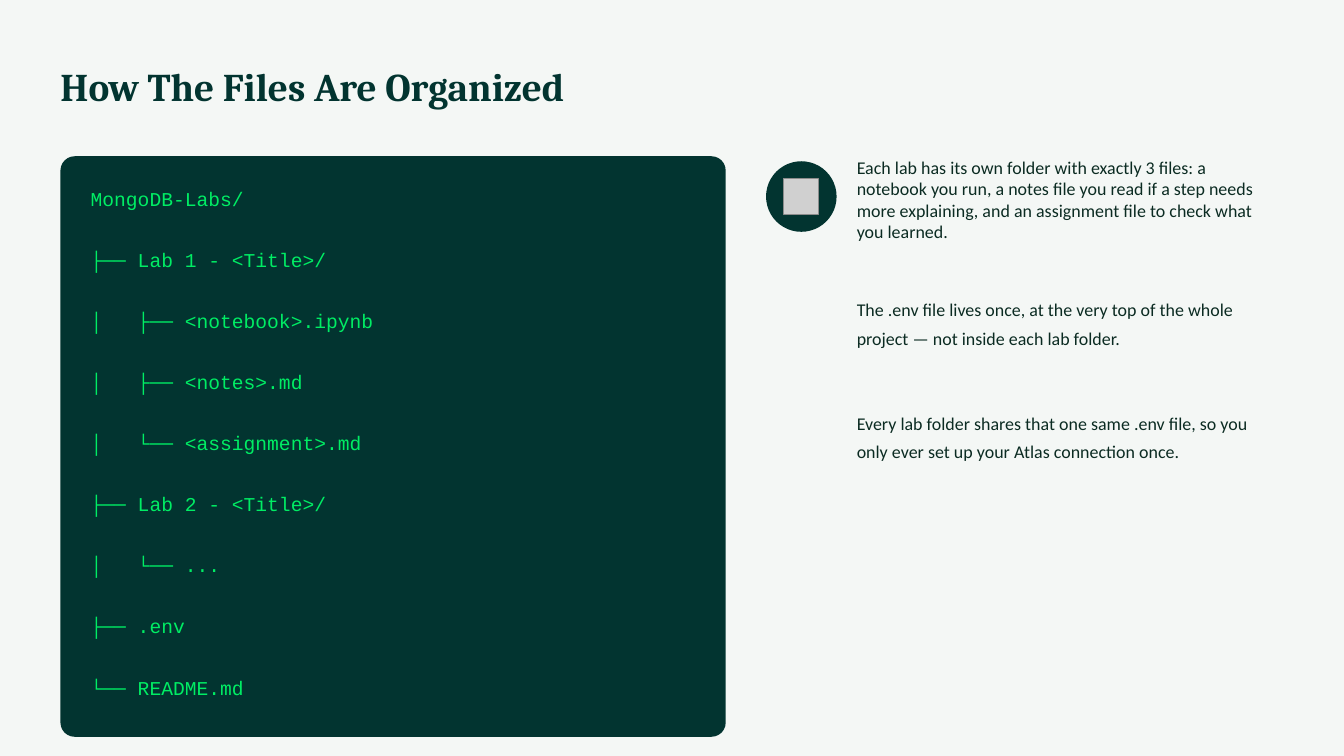
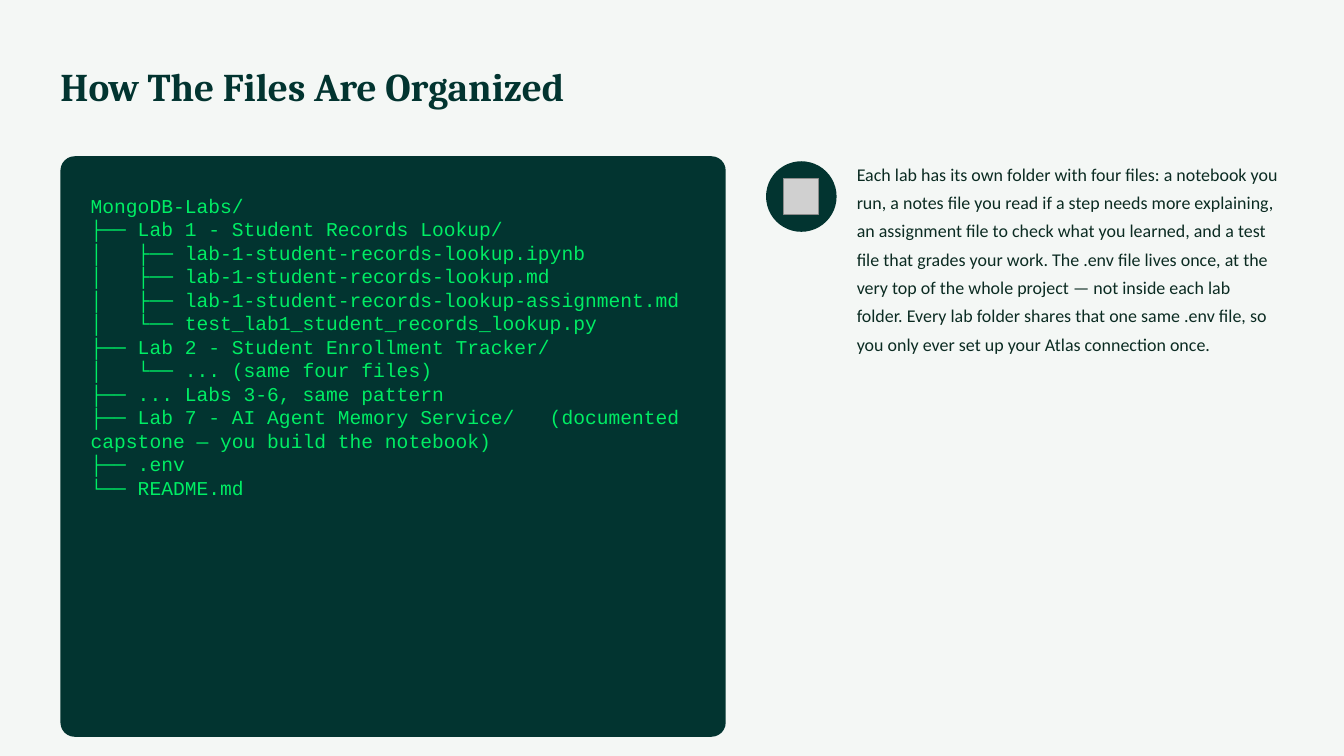
Before and after one commit to CogKnowEdge-Solutions/Context-Memory-Layer, a slide deck: slide 28 of MongoDB-Labs/MongoDB_Labs_Overview.pptx. Drawn at 1344x756 pixels with LibreOffice and Linux fonts; fonts in the diff are those of the drawing; grey boxes stand for pictures. Boxes give left, top, right and bottom in pixels: in the first picture for what was removed or moved away, otherwise in the second. Text is boxed around its words. In the diff, an @@ line names an element or a change of style, - is before the commit and + after.

Commit message:
docs: fix MongoDB README repo structure, add MongoDB lab test results, update slide decks

```diff
--- a/MongoDB-Labs/MongoDB_Labs_Overview.pptx
+++ b/MongoDB-Labs/MongoDB_Labs_Overview.pptx
@@ text at (x1=857, y1=168, x2=1278, y2=354): text changed @@
-Each lab has its own folder with exactly 3 files: a notebook you run, a notes file you read if a step needs more explaining, and an assignment file to check what you learned.
-The .env file lives once, at the very top of the whole project — not inside each lab folder.
-Every lab folder shares that one same .env file, so you only ever set up your Atlas connection once.
+Each lab has its own folder with four files: a notebook you run, a notes file you read if a step needs more explaining, an assignment file to check what you learned, and a test file that grades your work. The .env file lives once, at the very top of the whole project — not inside each lab folder. Every lab folder shares that one same .env file, so you only ever set up your Atlas connection once.
@@ text at (x1=91, y1=222, x2=680, y2=452): text changed @@
-├── Lab 1 - <Title>/
-│ ├── <notebook>.ipynb
-│ ├── <notes>.md
-│ └── <assignment>.md
-├── Lab 2 - <Title>/
-│ └── ...
+├── Lab 1 - Student Records Lookup/
+│ ├── lab-1-student-records-lookup.ipynb
+│ ├── lab-1-student-records-lookup.md
+│ ├── lab-1-student-records-lookup-assignment.md
+│ └── test_lab1_student_records_lookup.py
+├── Lab 2 - Student Enrollment Tracker/
+│ └── ... (same four files)
+├── ... Labs 3-6, same pattern
+├── Lab 7 - AI Agent Memory Service/ (documented capstone — you build the notebook)
@@ text at (x1=138, y1=460, x2=244, y2=495): line spacing 1.3 to 1 @@
```
Also in this commit, not shown: 2 other slides changed, 19 other files.
